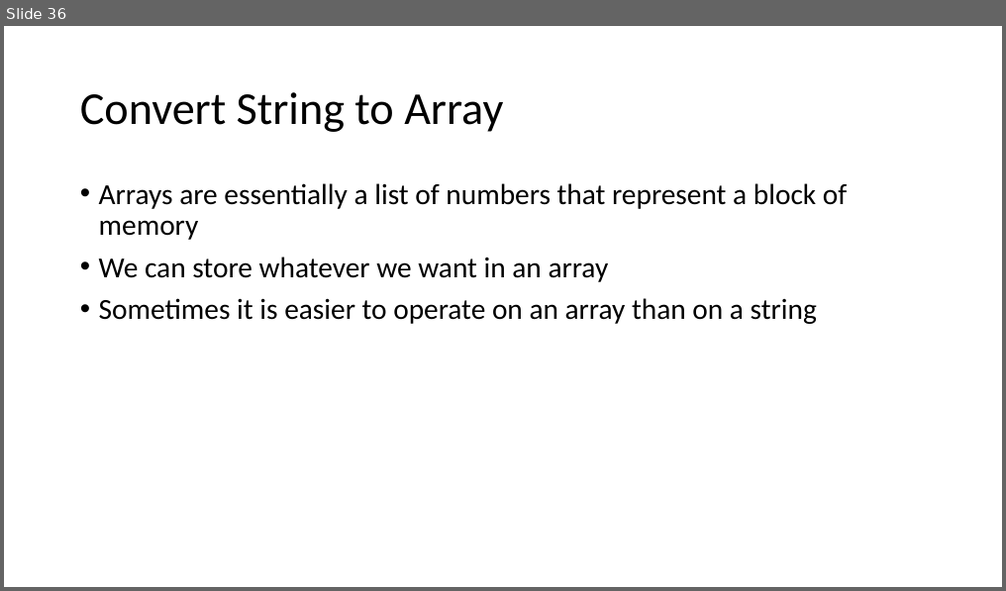
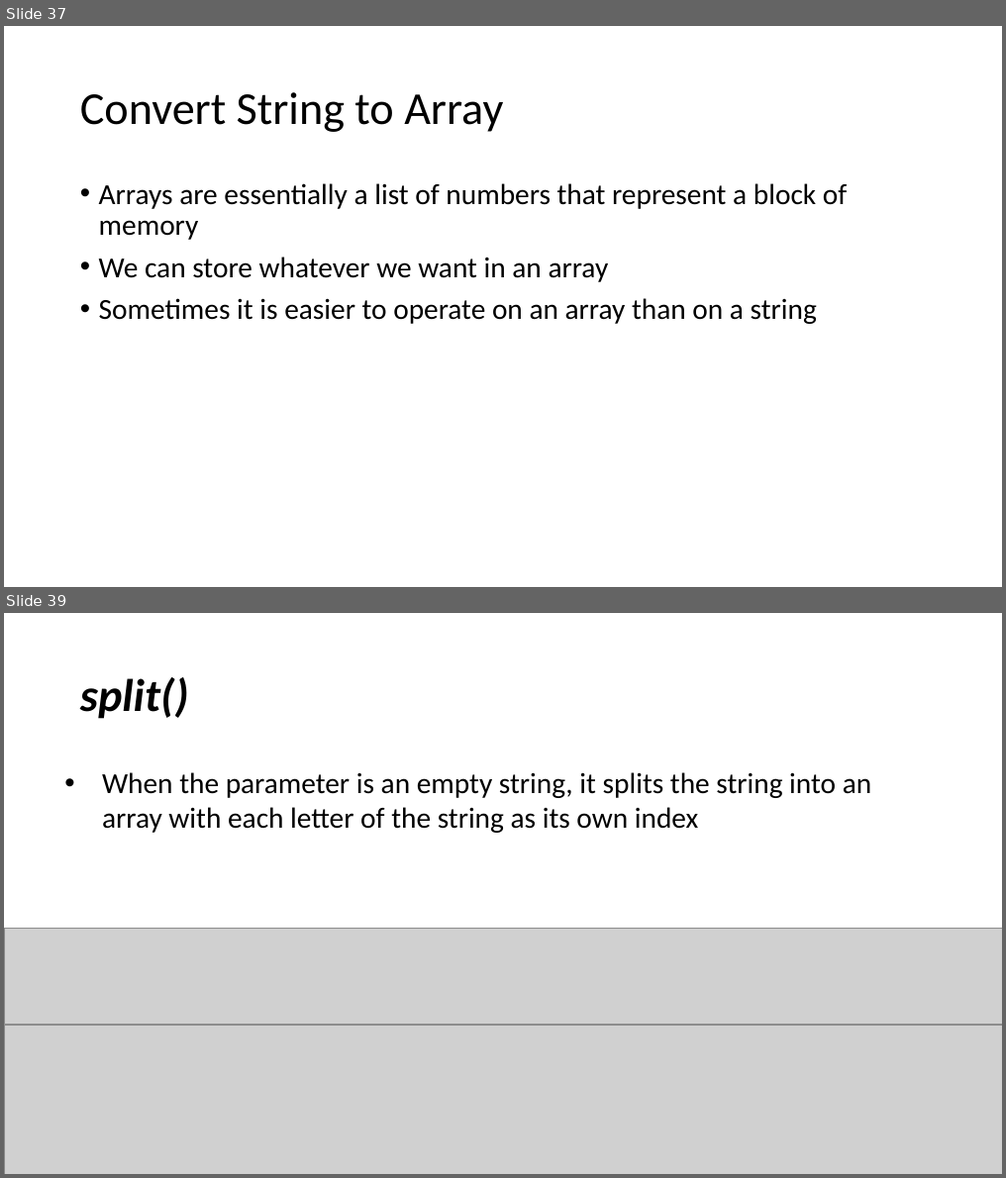
Before and after one commit to YWCANWIL-TechLab/Module4-DataTypes-Day1, a slide deck: slides/Strings.pptx. Shown one above the other, each under a label of ours: slide 36 before the commit, slides 37 and 39 after it; the slides between them are not shown. The pictures are 1006x591 and 1006x1178 pixels, drawn with LibreOffice and Linux fonts; fonts in the diff are those of the drawing; grey boxes stand for pictures. Boxes give left, top, right and bottom in pixels: in the first picture for what was removed or moved away, otherwise in the second. Text is boxed around its words. In the diff, an @@ line names an element or a change of style, - is before the commit and + after.

```diff
--- a/slides/Strings.pptx
+++ b/slides/Strings.pptx
@@ slide 39 added at [4,613,1002,1174], background #FFFFFF @@
@@ title added at [80,677,189,719], 44 pt, text #000000, bold, italic @@
+split()
@@ text added at [102,772,871,833], 28 pt, text #000000 @@
+• When the parameter is an empty string, it splits the string into an array with each letter of the string as its own index
@@ picture added at [4,928,1002,1025] @@
@@ picture added at [4,1025,1002,1174] @@
@@ what was slide 36 is now slide 37 @@
```
Also in this commit, not shown: 2 slides changed, 1 other slide added, 1 slide removed.
